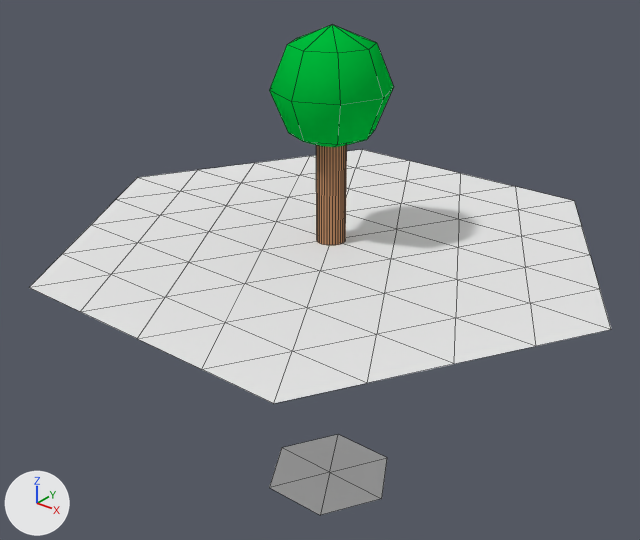
Renders of the Blender file blender/tree.blend from each side of a commit.
Rendered twice from a 50 mm lens placed at (6.88, -8.84, 4.95), pointed at (-0.14, -0.07, -0.48). Every picture has the same lights, and +X, +Y and +Z are marked at lower left. Mesh edges are drawn as thin lines.

The first picture shows 'Base-Hexagon', 'Big-Hexagon', 'Cylinder'.
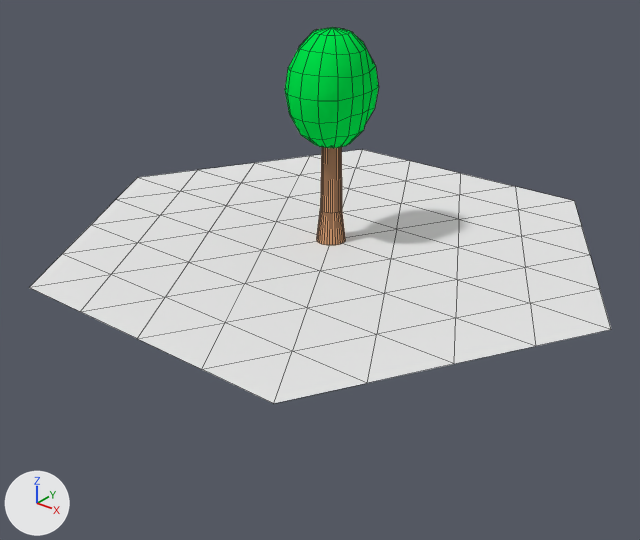
Pixel boxes (x1, y1, x2, y2) of what changed, in the pictures (640 x 540 px):
'Cylinder', deleted (green): before (269, 25, 394, 245)
    faces in mat_leaves (green #00bc3b): (269, 25, 394, 148)
    faces in mat_wood (orange #bc8963): (316, 145, 347, 245)
'Tree', added (green): after (285, 27, 379, 245)
    faces in mat_leaves (green #00e44a): (285, 27, 379, 148)
    faces in mat_wood (beige #d79d72): (317, 147, 345, 245)
'Base-Hexagon', hidden: before (269, 434, 387, 515)

The change, as a diff of the scene's bpy script:
```diff
--- a/blender/tree.blend.py
+++ b/blender/tree.blend.py
@@ mat_wood @@
 mat_wood = diffuse_material('Wood')
-mat_wood.base_color = (0.5, 0.25, 0.125)  # orange #bc8963
+mat_wood.base_color = (0.677, 0.338, 0.169)  # beige #d79d72
@@ mat_leaves @@
 mat_leaves = diffuse_material('Leaves')
-mat_leaves.base_color = (0.0, 0.5, 0.0439)  # green #00bc3b
+mat_leaves.base_color = (0.0, 0.777, 0.0681)  # green #00e44a
@@ me_cylinder_1 @@
+me_cylinder_1.from_pydata(...)  # 210 vertices, 192 faces; spans x -0.49..0.49, y -0.64..0.64, z 0.0..2.87
+# faces by material slot: [64, 128]
+me_cylinder_1.materials.append(mat_wood)  # beige #d79d72
+me_cylinder_1.materials.append(mat_leaves)  # green #00e44a
@@ ob_cylinder @@
-ob_cylinder = bpy.data.objects.new('Cylinder', me_cylinder)
-ob_cylinder.location = (0.0, 0.0, 0.0)
@@ ob_base_hexagon @@
 ob_base_hexagon = bpy.data.objects.new('Base-Hexagon', me_circle_001)
-ob_base_hexagon.location = (0.0, 0.0, -4.0)
+ob_base_hexagon.location = (0.0, 0.0, 0.0)
+ob_base_hexagon.hide_set(True)  # its collection is switched off
@@ ob_tree @@
+ob_tree = bpy.data.objects.new('Tree', me_cylinder_1)
+ob_tree.location = (0.0, 0.0, 0.0)
```
